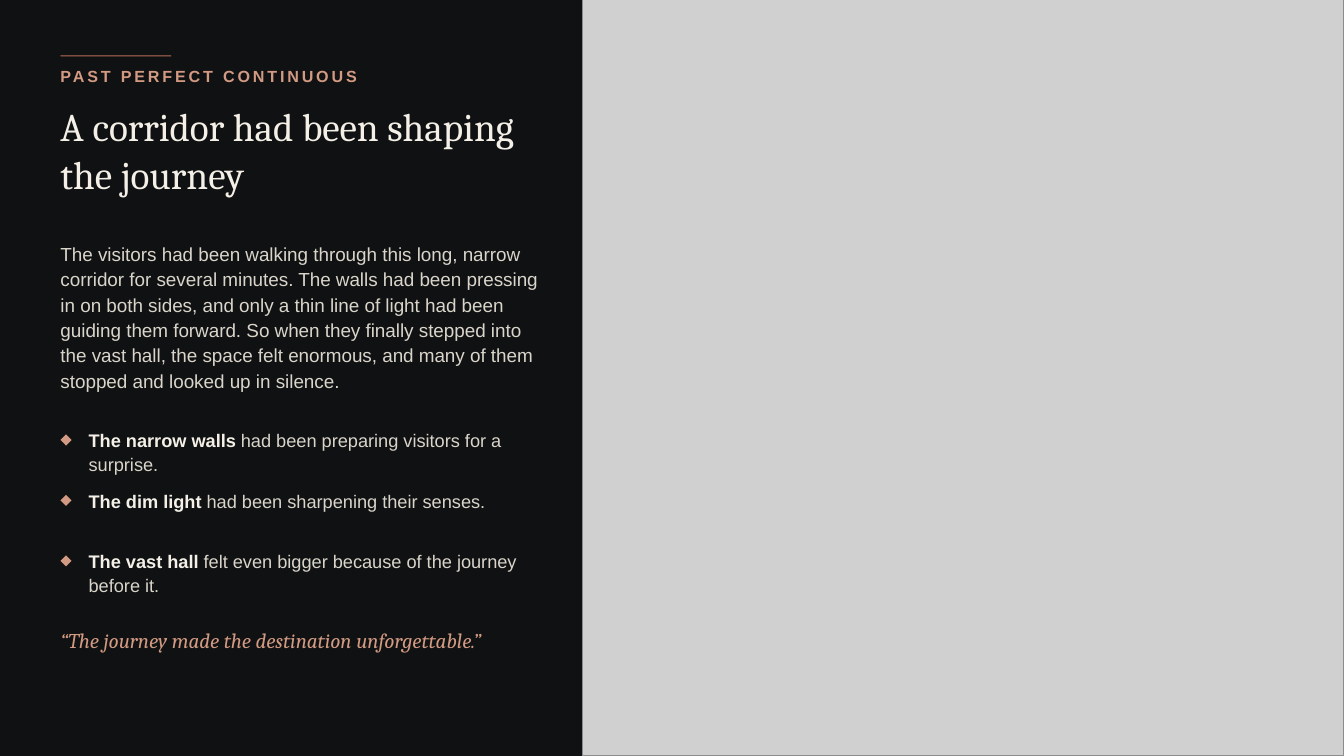
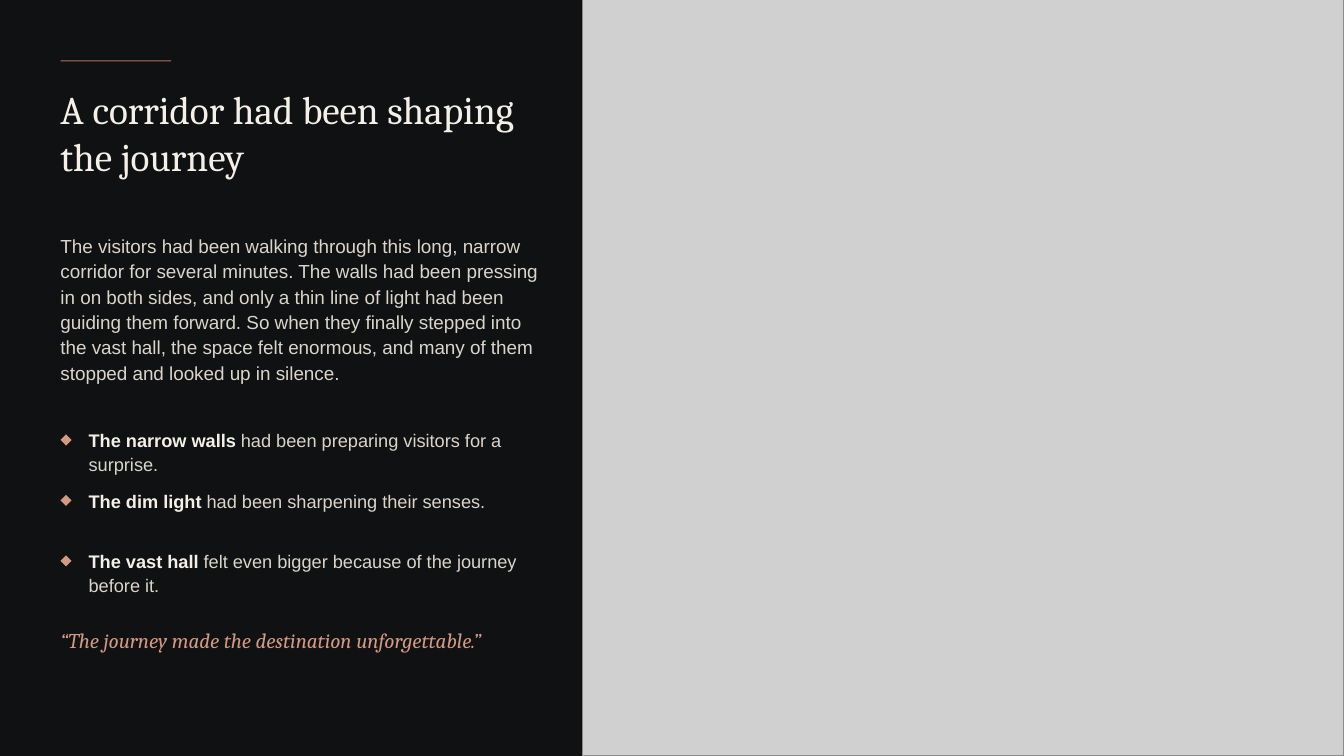
Before and after one commit to s2512013660-art/Akli, a slide deck: slide 9 of presentation-kit/empty-space-topic/The-Architecture-of-Empty-Space_Animated.pptx. Drawn at 1344x756 pixels with LibreOffice and Linux fonts; fonts in the diff are those of the drawing; grey boxes stand for pictures; background and template pictures are left out. Boxes give left, top, right and bottom in pixels: in the first picture for what was removed or moved away, otherwise in the second. Text is boxed around its words. In the diff, an @@ line names an element or a change of style, - is before the commit and + after.

```diff
--- a/presentation-kit/empty-space-topic/The-Architecture-of-Empty-Space_Animated.pptx
+++ b/presentation-kit/empty-space-topic/The-Architecture-of-Empty-Space_Animated.pptx
@@ text "A corridor had been shaping ...": place and size @@
-text "A corridor had been shaping ..." at [60,113,513,198]
+text "A corridor had been shaping ..." at [60,96,513,180]
@@ rounded rectangle: place and size @@
-rounded rectangle at [60,55,171,56]
+rounded rectangle at [60,60,171,62]
@@ text removed at [60,67,549,93] @@
-PAST PERFECT CONTINUOUS
@@ text "The visitors had been walking ...": place and size @@
-text "The visitors had been walking ..." at [60,247,538,392]
+text "The visitors had been walking ..." at [60,239,538,384]
```
Also in this commit, not shown: 8 other slides changed, 2 other files.
